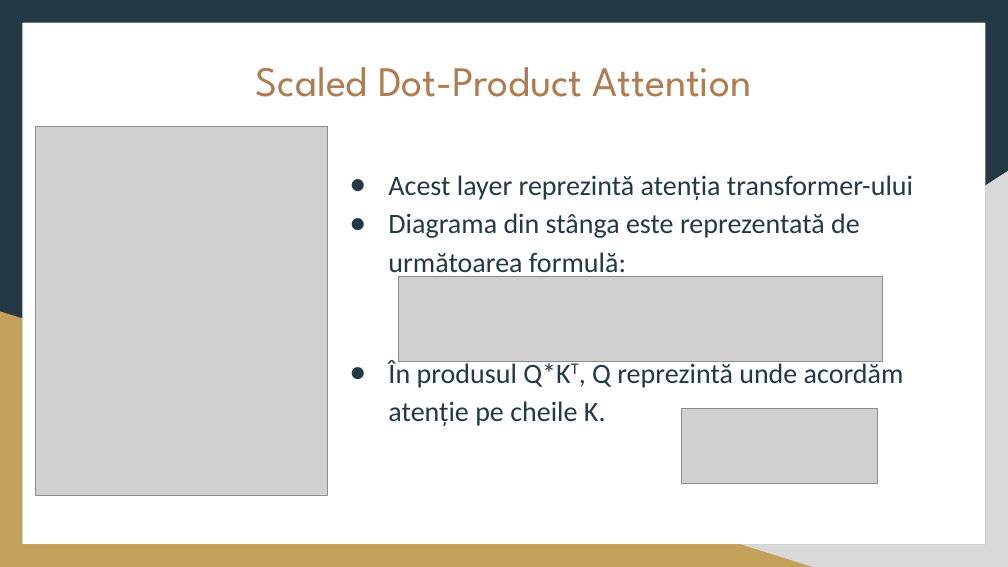
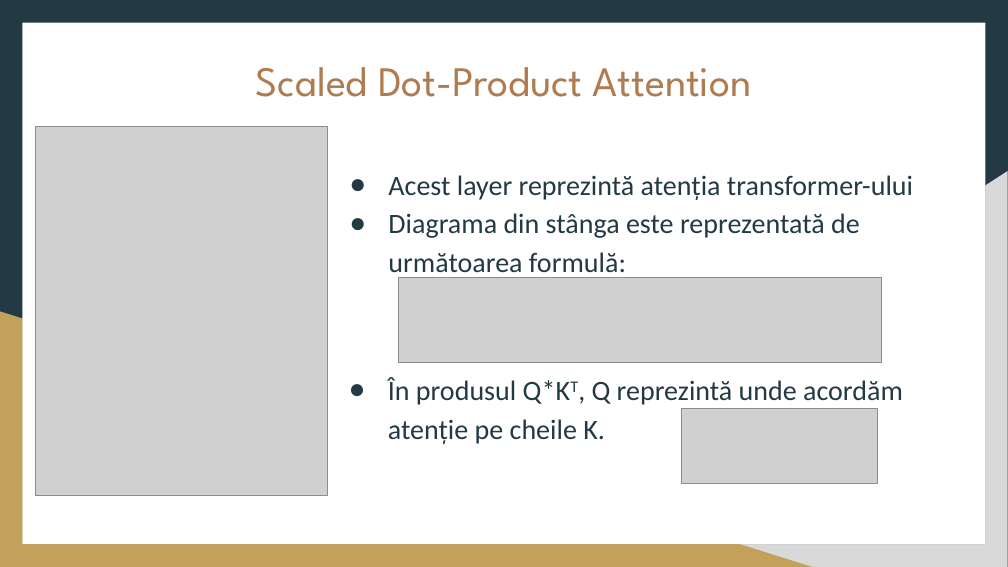
Before and after one commit to danielsociu/vision_transformer_multitask, a slide deck: slide 6 of documentation/Vision_transformer.odp. Drawn at 1008x567 pixels with LibreOffice and Linux fonts; fonts in the diff are those of the drawing; grey boxes stand for pictures. Boxes give left, top, right and bottom in pixels: in the first picture for what was removed or moved away, otherwise in the second. Text is boxed around its words. In the diff, an @@ line names an element or a change of style, - is before the commit and + after.

```diff
--- a/documentation/Vision_transformer.odp
+++ b/documentation/Vision_transformer.odp
@@ text at box(388, 360, 904, 426): paragraph removed @@
-● În produsul Q*KT, Q reprezintă unde acordăm atenție pe cheile K.
@@ text added at box(388, 377, 903, 444), 20 pt, text #233A44 @@
+● În produsul Q*KT, Q reprezintă unde acordăm atenție pe cheile K.
```
Also in this commit, not shown: 1 other file.
